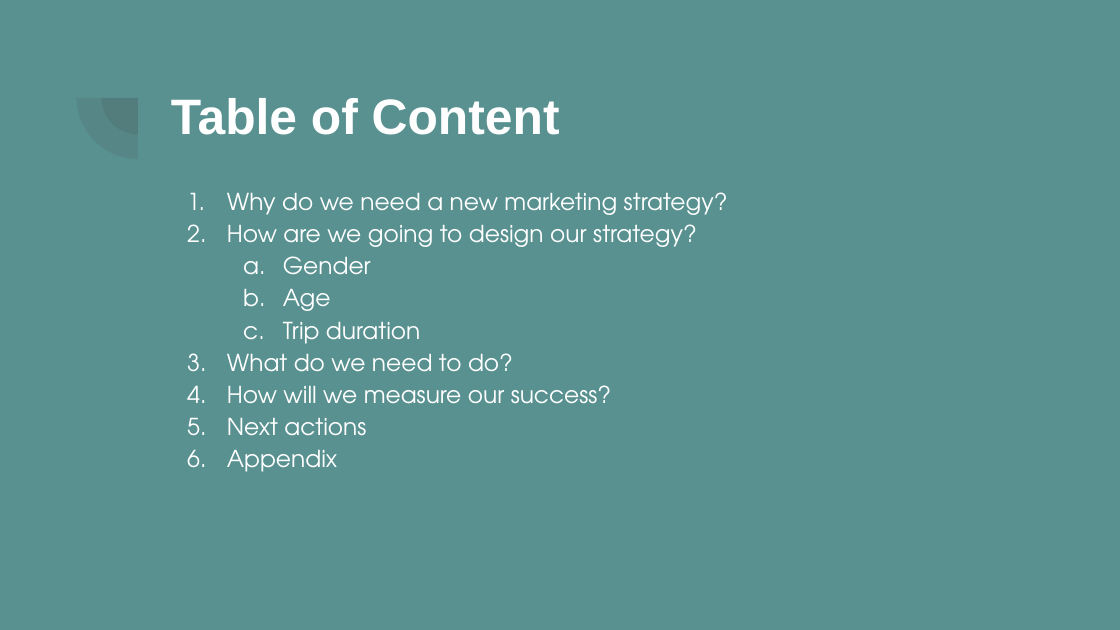
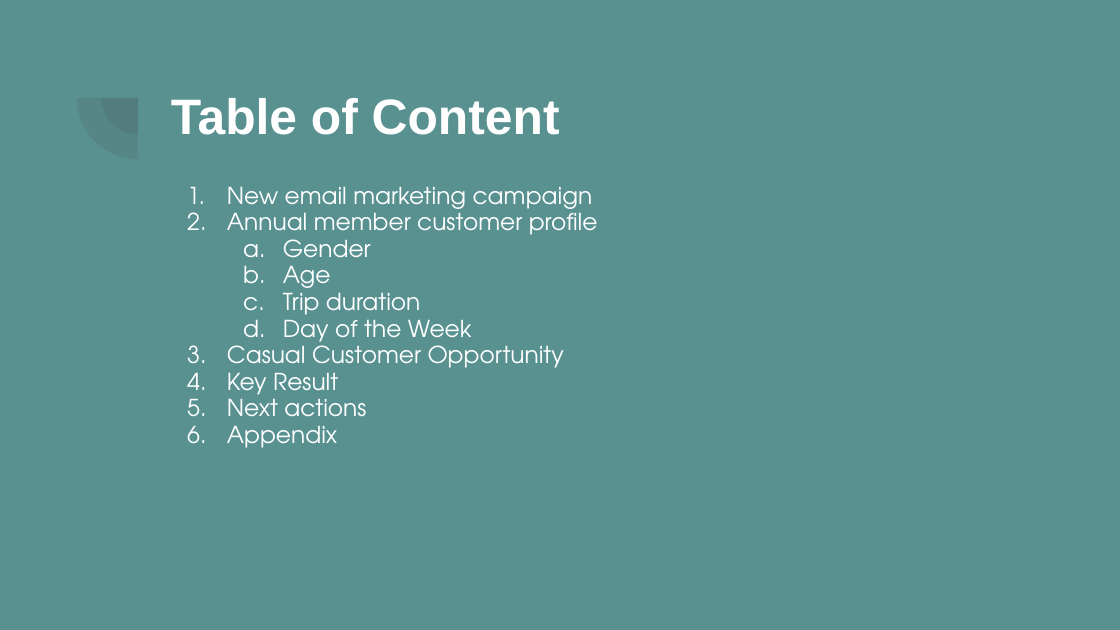
Before and after one commit to DSosinski/CyclisticAnalysis, a slide deck: slide 2 of Docs/Cyclistic Marketing Strategy 2020 - 2021.pptx. Drawn at 1120x630 pixels with LibreOffice and Linux fonts; fonts in the diff are those of the drawing. Boxes give left, top, right and bottom in pixels: in the first picture for what was removed or moved away, otherwise in the second. Text is boxed around its words. In the diff, an @@ line names an element or a change of style, - is before the commit and + after.

```diff
--- a/Docs/Cyclistic Marketing Strategy 2020 - 2021.pptx
+++ b/Docs/Cyclistic Marketing Strategy 2020 - 2021.pptx
@@ text at (227,187,598,241): text changed @@
-1. Why do we need a new marketing strategy?
-2. How are we going to design our strategy?
+1. New email marketing campaign
+2. Annual member customer profile
@@ text at (227,239,420,448): line spacing 1.15 to 0.95 @@
@@ text at (227,313,564,401): text changed @@
-3. What do we need to do?
-4. How will we measure our success?
+  d. Day of the Week
+3. Casual Customer Opportunity
+4. Key Result
```
Also in this commit, not shown: 9 other slides changed, 1 slide added, 2 other files.
